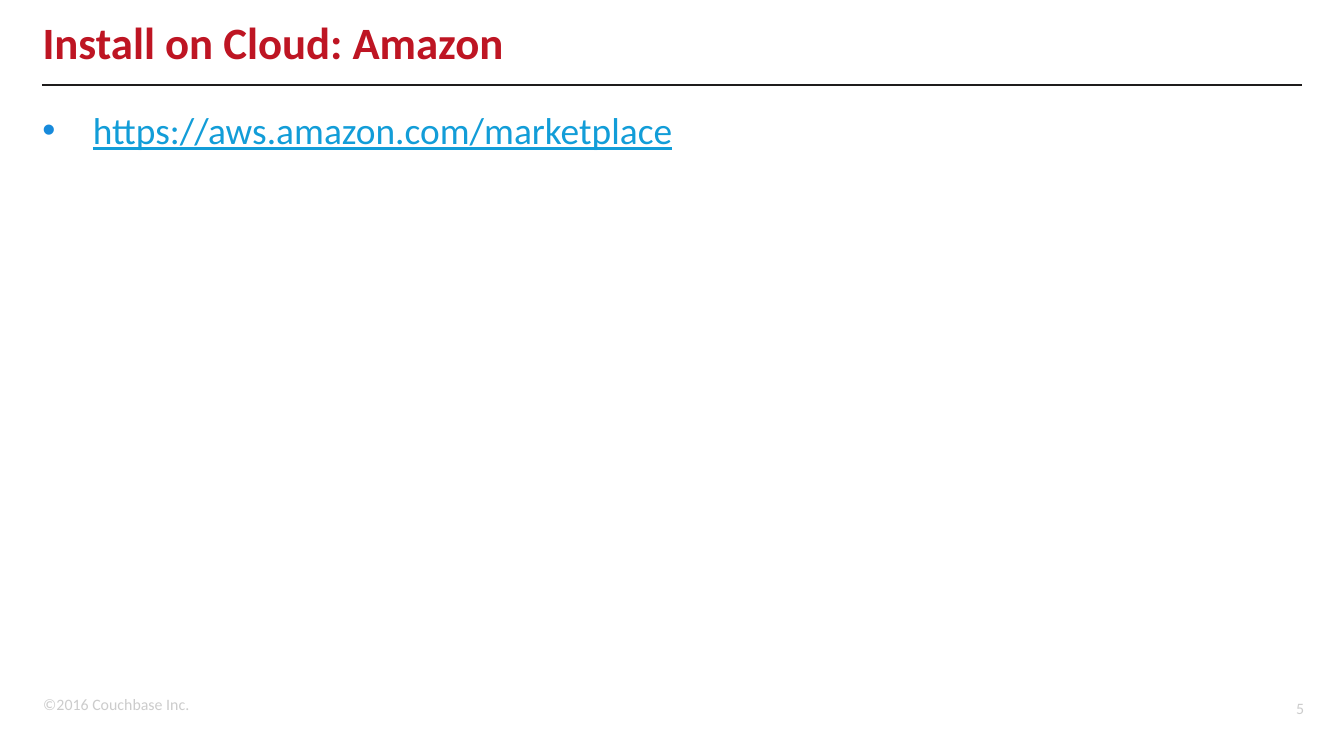
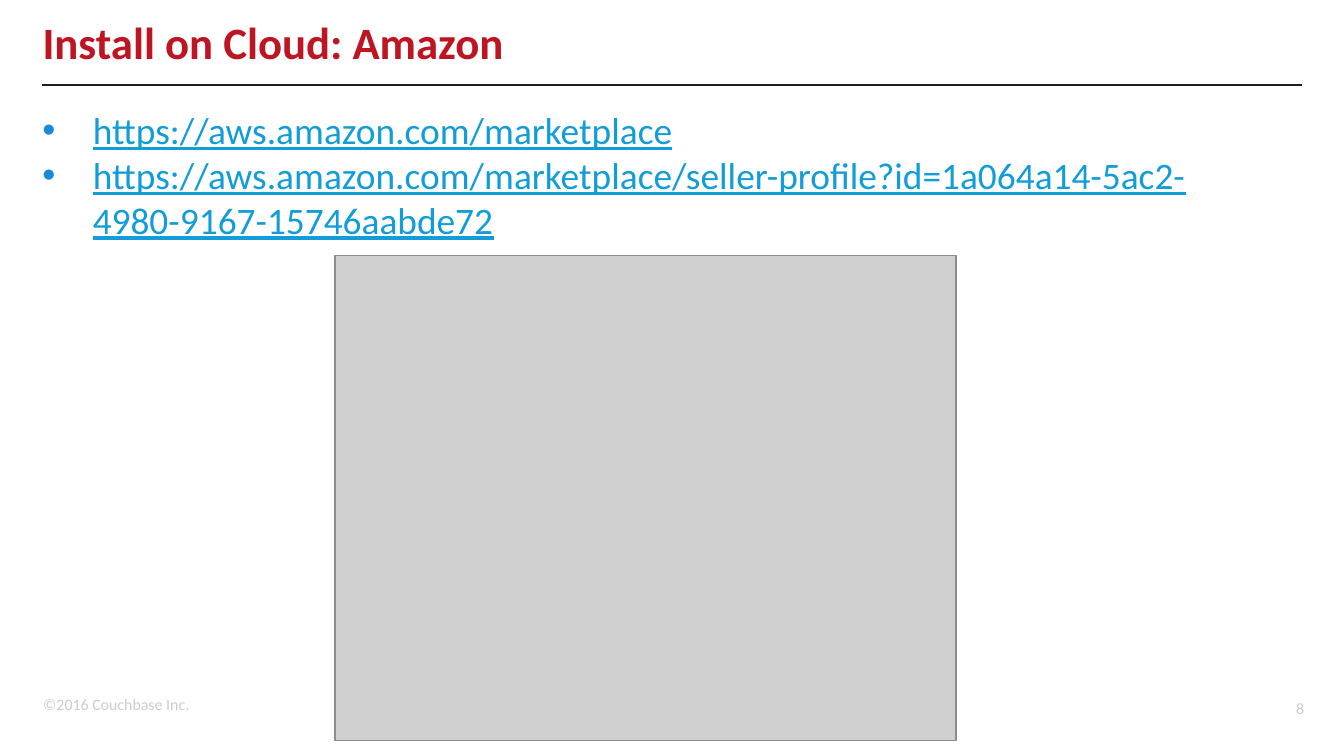
Before and after one commit to subalakr/workshop, a slide deck: slide 8 of connect2016/developer/01/01.pptx (slide 5 before the commit). Drawn at 1344x756 pixels with LibreOffice and Linux fonts; fonts in the diff are those of the drawing; grey boxes stand for pictures; background and template pictures are left out. Boxes give left, top, right and bottom in pixels: in the first picture for what was removed or moved away, otherwise in the second. Text is boxed around its words. In the diff, an @@ line names an element or a change of style, - is before the commit and + after.

```diff
--- a/connect2016/developer/01/01.pptx
+++ b/connect2016/developer/01/01.pptx
@@ text at (93,163,1185,240): paragraph added @@
+• https://aws.amazon.com/marketplace/seller-profile?id=1a064a14-5ac2-4980-9167-15746aabde72
@@ picture added at (335,255,956,741) @@
@@ page number at (1296,704,1304,714): text changed @@
-5
+8
```
Also in this commit, not shown: 3 other slides changed, 5 slides added.
